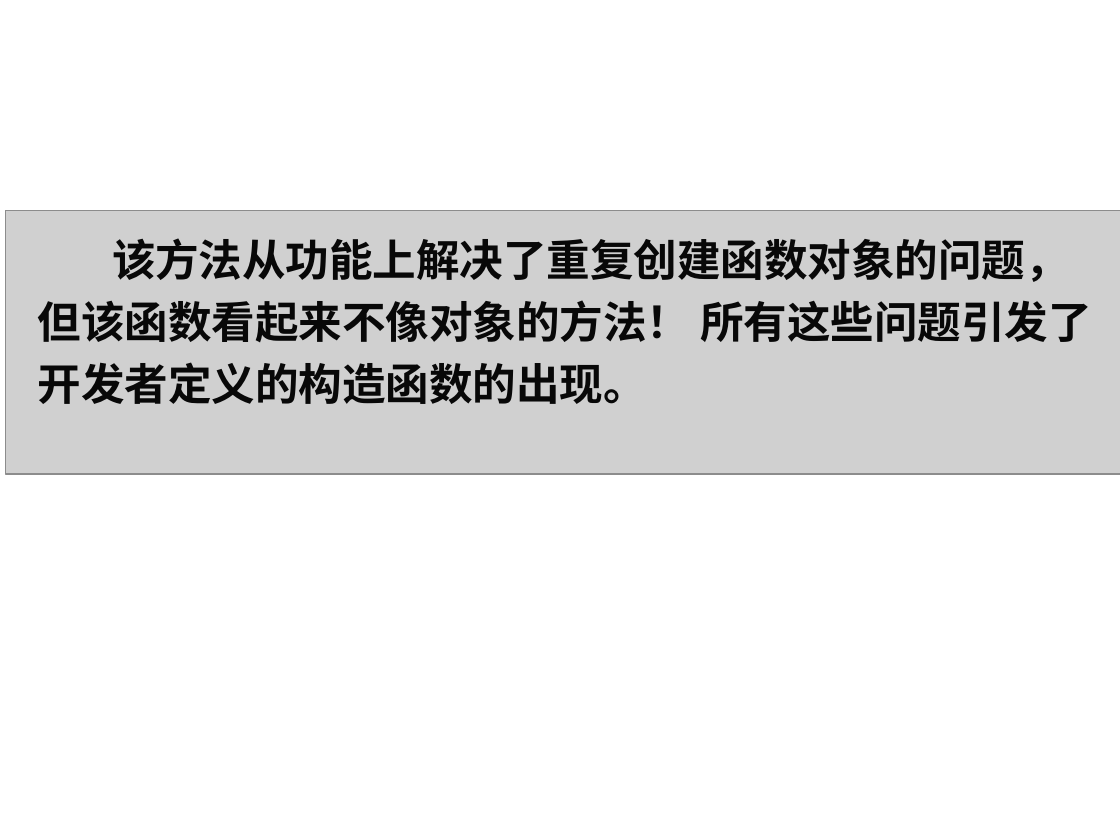
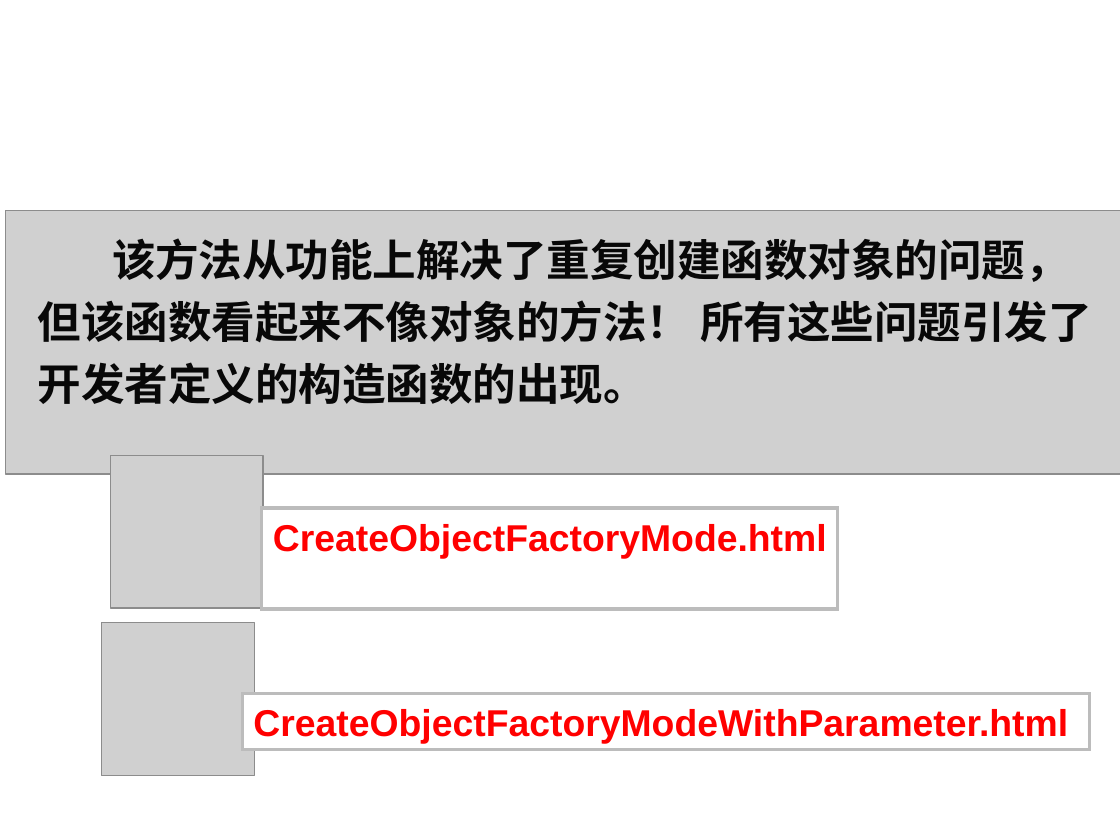
Before and after one commit to lxn56975/webdev, a slide deck: slide 143 of Chapter4Javascript.ppt. Drawn at 1120x840 pixels with LibreOffice and Linux fonts; fonts in the diff are those of the drawing; grey boxes stand for pictures; background and template pictures are left out. Boxes give left, top, right and bottom in pixels: in the first picture for what was removed or moved away, otherwise in the second. Text is boxed around its words. In the diff, an @@ line names an element or a change of style, - is before the commit and + after.

```diff
--- a/Chapter4Javascript.ppt
+++ b/Chapter4Javascript.ppt
@@ picture added at (110,455,262,607) @@
@@ rectangle added at (262,508,838,609), fill #FFFFFF, outline #BCBCBC 2.01 pt, 24 pt, text #FF0000, bold @@
+CreateObjectFactoryMode.html
@@ picture added at (101,623,253,775) @@
@@ rectangle added at (242,693,1089,749), fill #FFFFFF, outline #BCBCBC 2.01 pt, 24 pt, text #FF0000, bold @@
+CreateObjectFactoryModeWithParameter.html
```
Also in this commit, not shown: 1 other slide changed, 2 other files.
